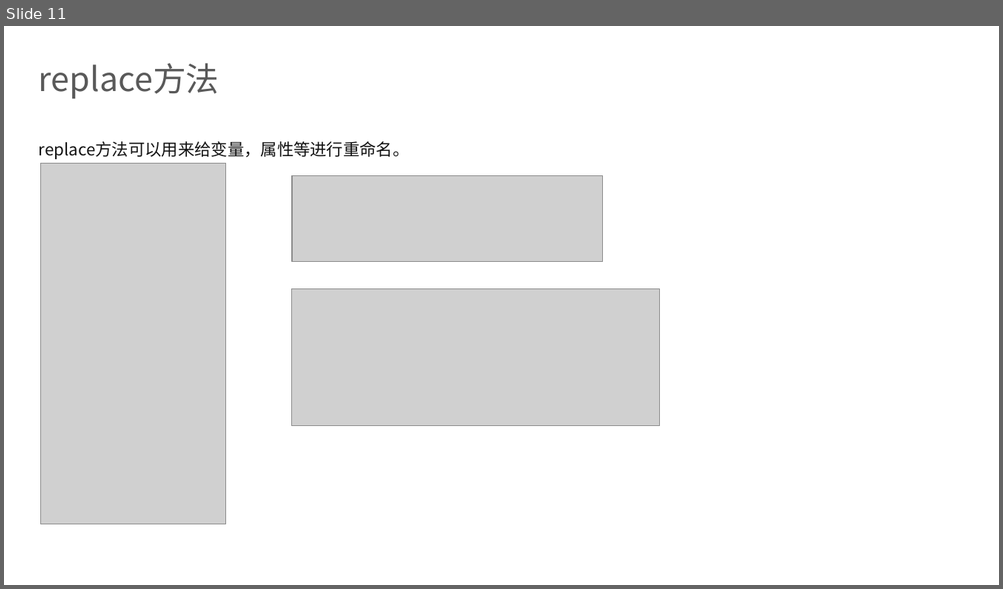
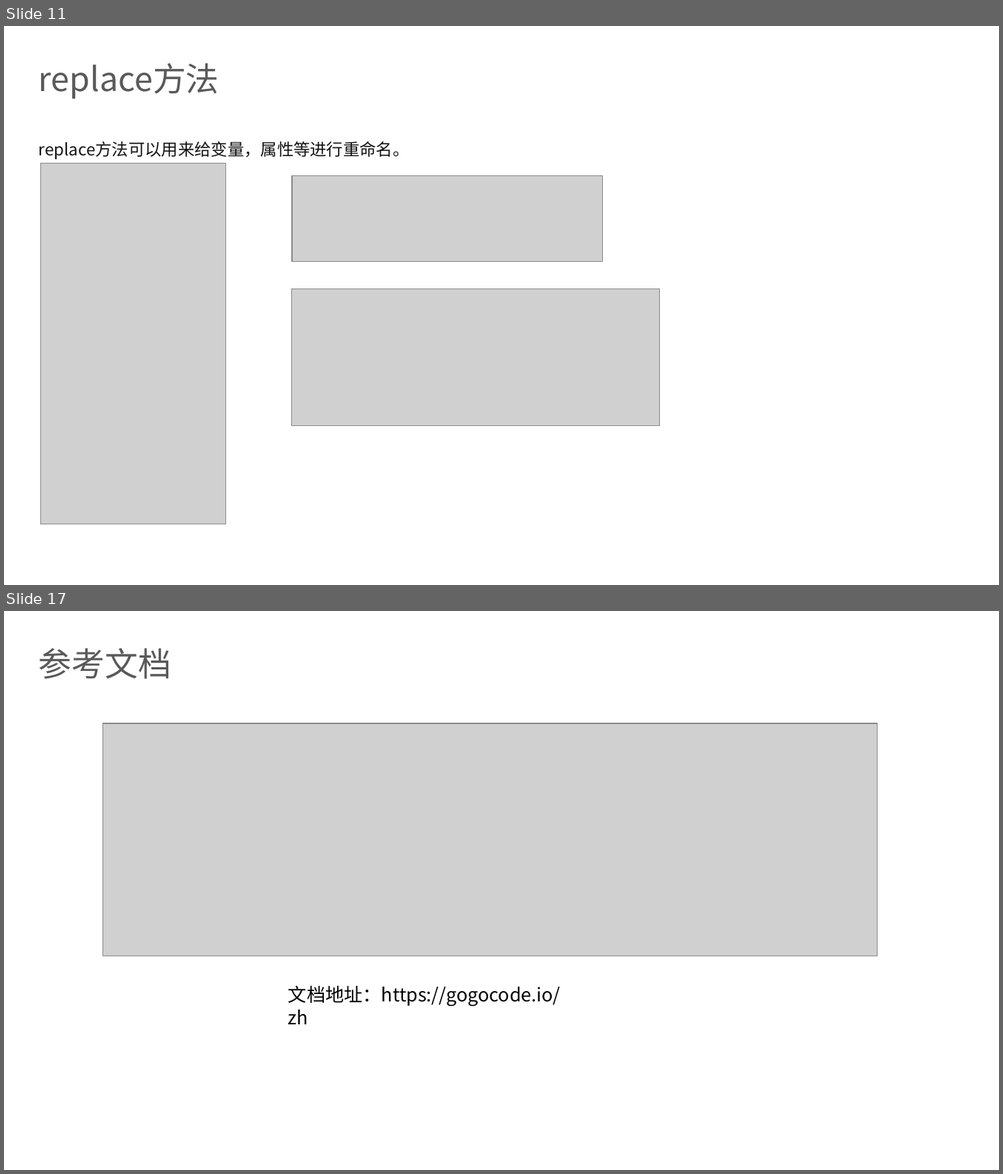
Before and after one commit to dingq030511/gogocode-tutorial, a slide deck: gogocode.pptx. Shown one above the other, each under a label of ours: slide 11 before the commit, slides 11 and 17 after it; the slides between them are not shown. The pictures are 1003x589 and 1003x1174 pixels, drawn with LibreOffice and Linux fonts; fonts in the diff are those of the drawing; grey boxes stand for pictures; background and template pictures are left out. Boxes give left, top, right and bottom in pixels: in the first picture for what was removed or moved away, otherwise in the second. Text is boxed around its words. In the diff, an @@ line names an element or a change of style, - is before the commit and + after.

Commit message:
gogocode 分享

```diff
--- a/gogocode.pptx
+++ b/gogocode.pptx
@@ slide 17 added at box(4, 611, 999, 1170), background picture (left out) @@
@@ title added at box(39, 648, 171, 679), 32 pt, text #595959 @@
+参考文档
@@ picture added at box(103, 723, 878, 957) @@
@@ text added at box(288, 985, 560, 1025), 18 pt, text #000000 @@
+文档地址：https://gogocode.io/zh
```
Also in this commit, not shown: 5 other slides added, 6 other files.
